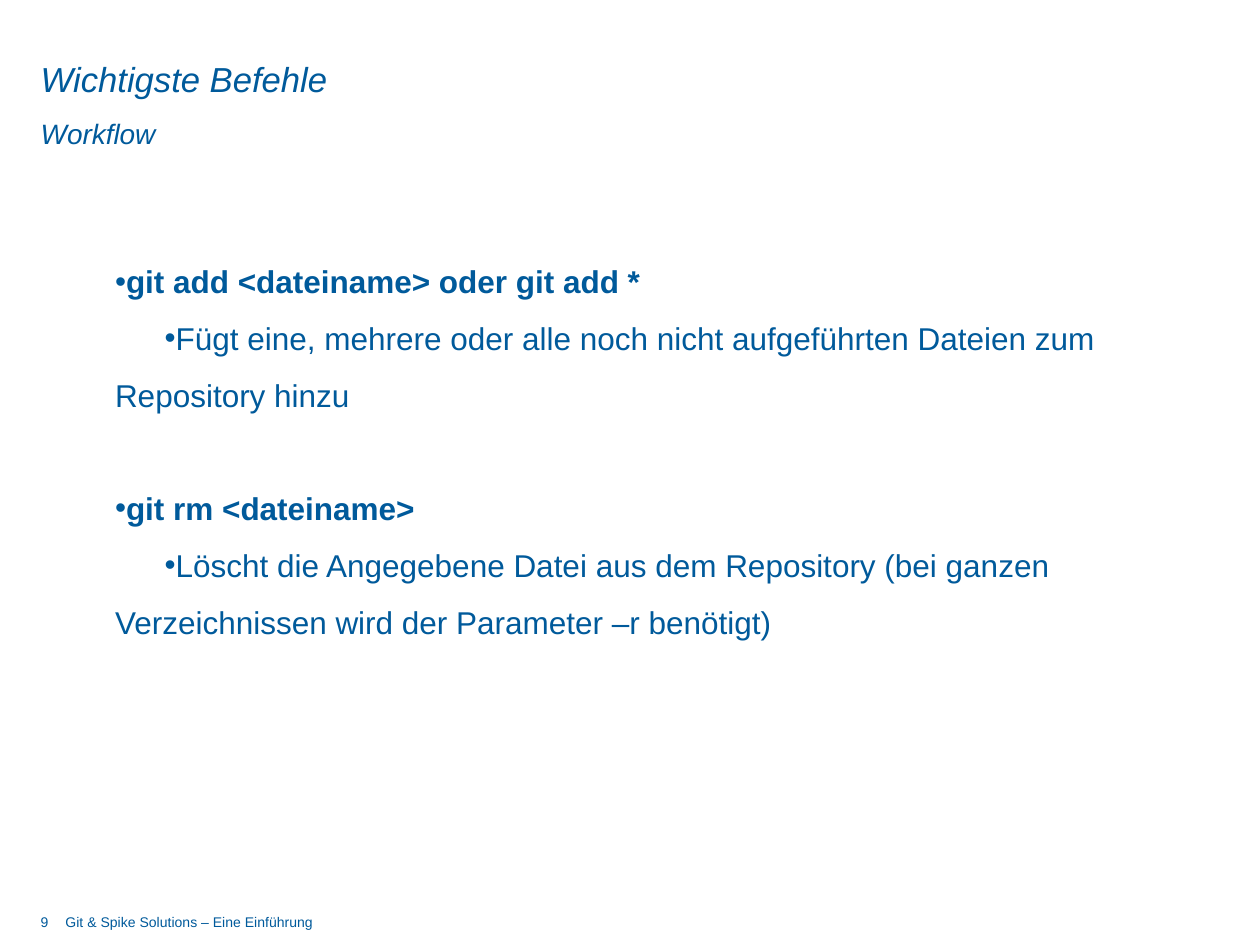
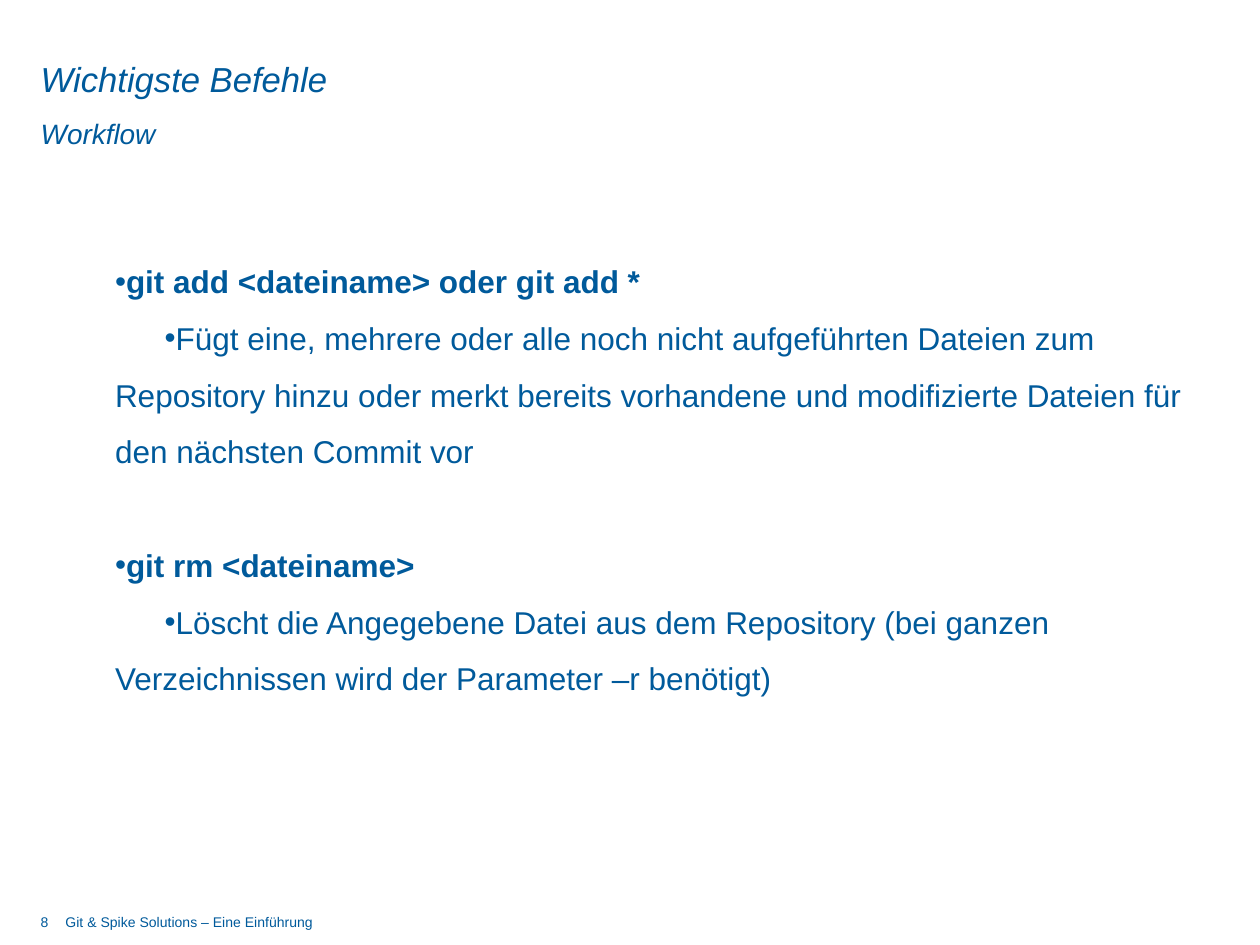
Before and after one commit to dot5343/TestRep, a slide deck: slide 8 of git_vortrag.pptx (slide 9 before the commit). Drawn at 1260x945 pixels with LibreOffice and Linux fonts; fonts in the diff are those of the drawing; background and template pictures are left out. Boxes give left, top, right and bottom in pixels: in the first picture for what was removed or moved away, otherwise in the second. Text is boxed around its words. In the diff, an @@ line names an element or a change of style, - is before the commit and + after.

Commit message:
Agenda hinzugefügt; Git Grundkonfiguration mit Getting starded zusammengefasst; Spike Solutions zusammengefasst; Diverse Vormulierungsänderungen;

```diff
--- a/git_vortrag.pptx
+++ b/git_vortrag.pptx
@@ text at (115, 327, 1181, 464): text changed @@
-  • Fügt eine, mehrere oder alle noch nicht aufgeführten Dateien zum Repository hinzu
+  • Fügt eine, mehrere oder alle noch nicht aufgeführten Dateien zum Repository hinzu oder merkt bereits vorhandene und modifizierte Dateien für den nächsten Commit vor
```
Also in this commit, not shown: 8 other slides changed, 1 slide added, 1 slide removed.
